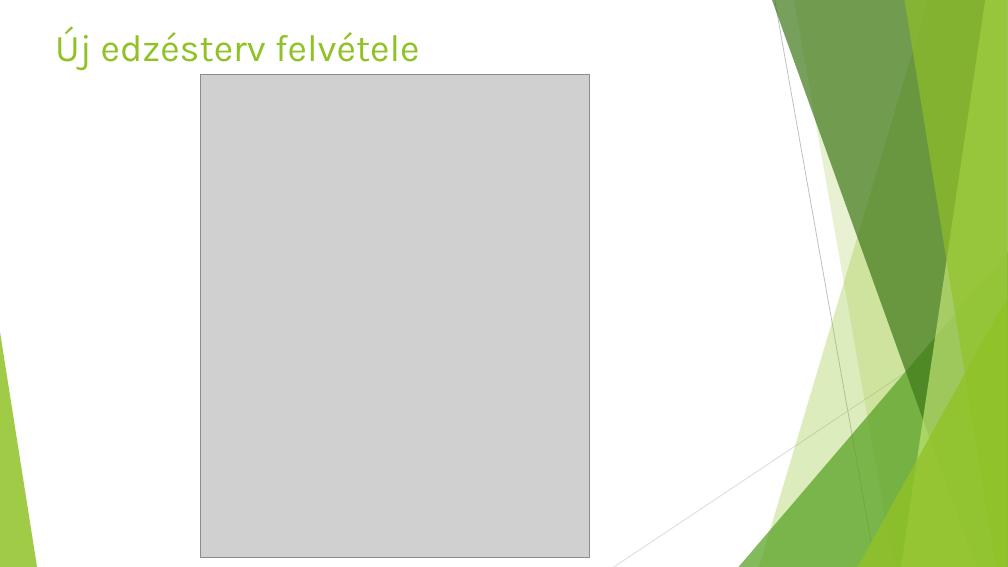
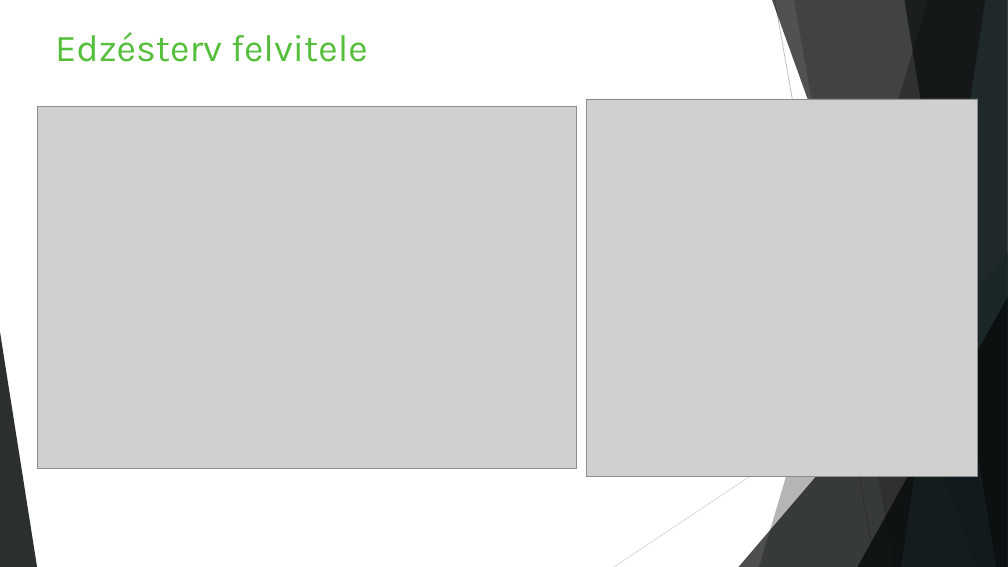
Before and after one commit to SzaboRichard01/2023_Zaroprojekt, a slide deck: slide 9 of ShineGym&Fit edzésterv és étrendösszeállító webalkalmazás Szabó Richárd - Híves Sebastian.pptx. Drawn at 1008x567 pixels with LibreOffice and Linux fonts; fonts in the diff are those of the drawing; grey boxes stand for pictures. Boxes give left, top, right and bottom in pixels: in the first picture for what was removed or moved away, otherwise in the second. Text is boxed around its words. In the diff, an @@ line names an element or a change of style, - is before the commit and + after.

```diff
--- a/ShineGym&Fit edzésterv és étrendösszeállító webalkalmazás Szabó Richárd - Híves Sebastian.pptx
+++ b/ShineGym&Fit edzésterv és étrendösszeállító webalkalmazás Szabó Richárd - Híves Sebastian.pptx
@@ freeform shape at box(759, 0, 1008, 567): fill #90C226 at 30% opacity to #080B0C at 30% opacity @@
@@ freeform shape at box(772, 0, 1008, 567): fill #3F7819 at 70% opacity to #060809 at 70% opacity @@
@@ freeform shape at box(794, 0, 1008, 567): fill #90C226 at 20% opacity to #080B0C at 20% opacity @@
@@ freeform shape at box(901, 0, 1008, 567): fill #C0E474 at 70% opacity to #567782 at 70% opacity @@
@@ freeform shape at box(904, 0, 1008, 567): fill #90C226 at 65% opacity to #080B0C at 65% opacity @@
@@ title at box(55, 32, 368, 62): text changed; text colour #90C226 to #55BE3B @@
-Új edzésterv felvétele
+Edzésterv felvitele
@@ picture: place and size @@
-picture at box(200, 75, 589, 557)
+picture at box(38, 107, 577, 469)
@@ picture added at box(587, 99, 978, 476) @@
@@ triangle at box(739, 252, 1008, 567): fill #54A021 at 72% opacity to #080B0C at 72% opacity @@
@@ triangle at box(858, 297, 1008, 567): fill #90C226 at 80% opacity to #080B0C at 80% opacity @@
@@ triangle at box(0, 332, 37, 567): fill #90C226 at 85% opacity to #080B0C at 85% opacity @@
```
Also in this commit, not shown: 10 other slides changed, 1 slide added, 1 slide removed.
